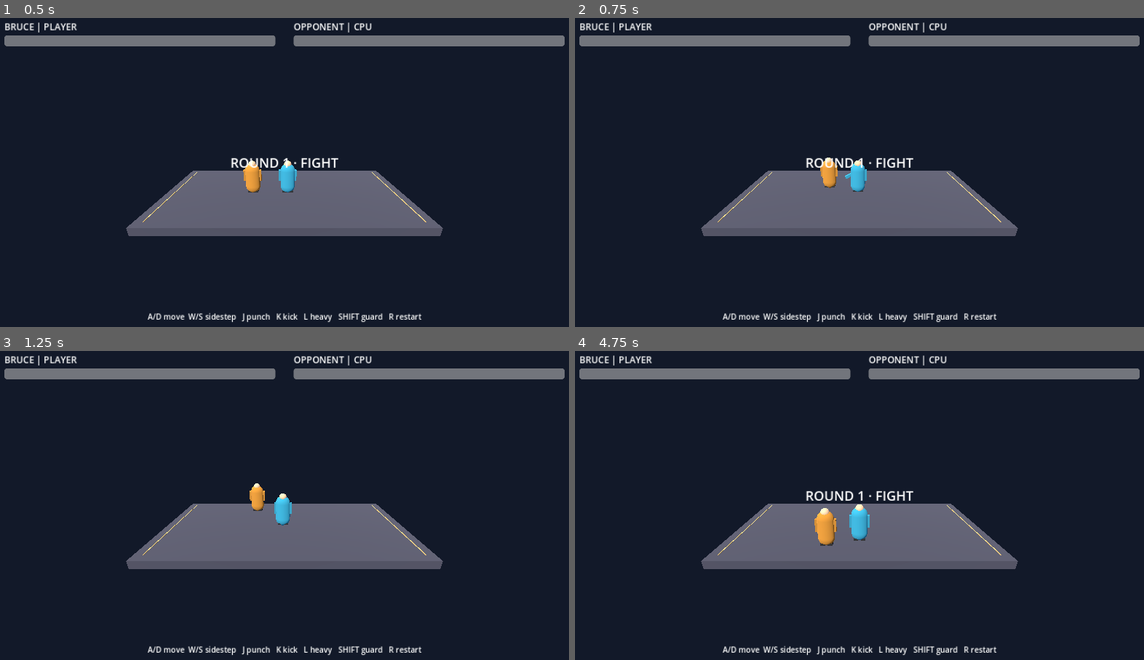
Above: before the commit, frames 1-4 (two rows, left to right).
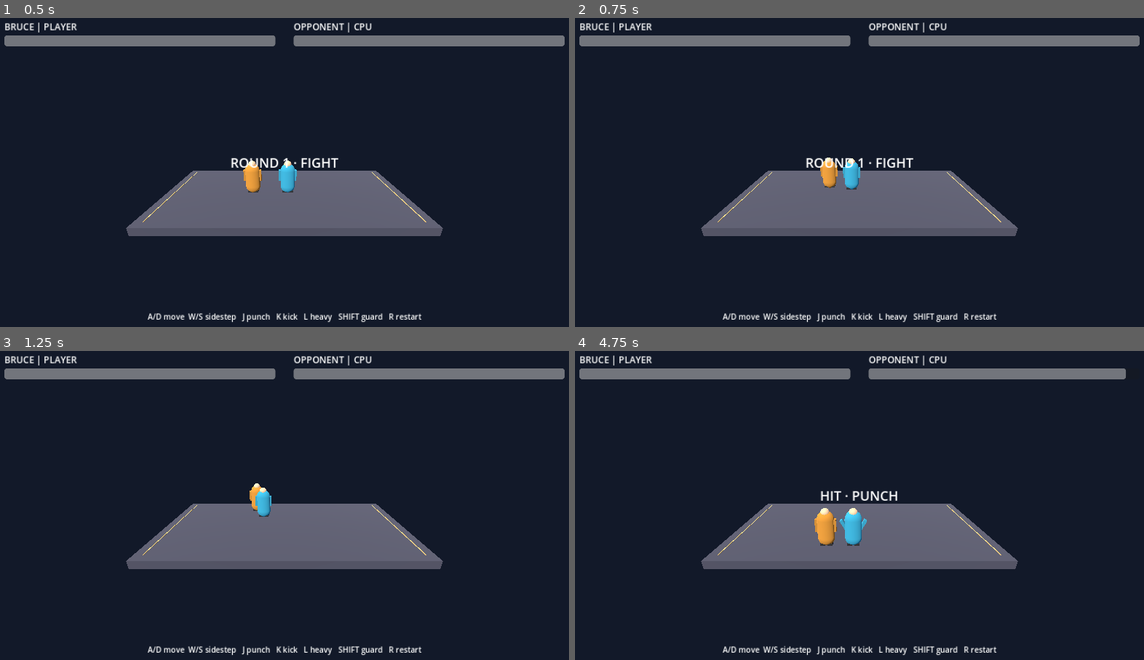
Above: after the commit, the same moments.

Repository: wucong220/brucelee-pc-port
Game: Godot game, scene res://scenes/main.tscn
Same seed, same stepped clock (60 frames per second), same inputs: the game is played once before the commit and once after it.
Inputs:
- Up to frame 1 (0.5 s): no input
- Up to frame 2 (0.75 s): tap Enter at 0.5 s; hold W from 0.53 s (still down); tap 1 at 0.6 s
- Up to frame 3 (1.25 s): keep holding W
- Up to frame 4 (4.75 s): tap one key every 0.75 s from 1.35 s: 2 3 Shift R J; release W at 2.03 s; hold A 2.03-3.53 s; hold S 3.53-4.28 s; hold D from 4.28 s (still down)

Frame 1 is identical in both runs. In frame 2, 0.3% of the frame differs, in the area x 47-52%, y 45-57%; in frame 3, 0.5%; in frame 4, 0.8%, in the area x 40-100%, y 5-64%.

Commit message:
P4: apply recovered source hit reach

Diff:
--- a/godot/data/fighting_set_low_attacks.json
+++ b/godot/data/fighting_set_low_attacks.json
@@ -1,7 +1,17 @@
 {
-  "schema_version": 1,
+  "schema_version": 2,
   "source_archive": "brucelee.set",
   "frame_rate": 30.0,
+  "source_geometry": {
+    "source_height": 173.415954589844,
+    "world_height": 1.8,
+    "radius_scale": 1.0,
+    "action_radii": {
+      "idle": 50.0,
+      "punch": 40.0,
+      "kick": 50.0
+    }
+  },
   "attacks": {
     "punch": {
       "source_action": "lowpunch1",
@@ -10,7 +20,6 @@
       "startup_frames": 5,
       "active_frames": 4,
       "recovery_frames": 60,
-      "prototype_range": 1.65,
       "damage": 5.0,
       "prototype_push": 0.2,
       "source_impact": {
@@ -28,7 +37,6 @@
       "startup_frames": 7,
       "active_frames": 4,
       "recovery_frames": 75,
-      "prototype_range": 2.2,
       "damage": 5.0,
       "prototype_push": 0.35,
       "source_impact": {
--- a/godot/scripts/fighter.gd
+++ b/godot/scripts/fighter.gd
@@ -18,6 +18,8 @@
     "kick": "m01_kick_low_01",
 }
 const SOURCE_FRAME_RATE: float = 30.0
+const SOURCE_CHARACTER_HEIGHT: float = CANDIDATE_SOURCE_HEIGHT
+const WORLD_CHARACTER_HEIGHT: float = CANDIDATE_HEIGHT
 const CandidatePathGuard = preload("res://scripts/candidate_path_guard.gd")
 const CandidateMaterialLoader = preload("res://scripts/candidate_material_loader.gd")
 const HEAVY_ATTACK: Dictionary = {
@@ -28,6 +30,13 @@
 const ATTACK_CONFIG_PATH: String = "res://data/fighting_set_low_attacks.json"
 var ATTACKS: Dictionary = {}
 var attack_config_error: String = ""
+var radius_scale: float = 1.0
+var source_units_to_world: float = WORLD_CHARACTER_HEIGHT / SOURCE_CHARACTER_HEIGHT
+var source_action_radii: Dictionary = {
+    "idle": 50.0,
+    "punch": 40.0,
+    "kick": 50.0,
+}
 
 
 var character_name: String = "Fighter"
@@ -94,6 +103,13 @@
 func _load_attack_definitions() -> bool:
     ATTACKS = {}
     attack_config_error = ""
+    radius_scale = 1.0
+    source_units_to_world = WORLD_CHARACTER_HEIGHT / SOURCE_CHARACTER_HEIGHT
+    source_action_radii = {
+        "idle": 50.0,
+        "punch": 40.0,
+        "kick": 50.0,
+    }
     if not FileAccess.file_exists(ATTACK_CONFIG_PATH):
         attack_config_error = "missing " + ATTACK_CONFIG_PATH
         return false
@@ -124,13 +140,50 @@
 
 func _parse_attack_config(config: Dictionary) -> Dictionary:
     var schema_value: Variant = config.get("schema_version")
-    if not _is_number(schema_value) or int(schema_value) != 1:
+    if not _is_number(schema_value) or float(schema_value) != 2.0:
         return _reject_attack_config("unsupported schema version")
     if typeof(config.get("source_archive")) != TYPE_STRING or String(config.get("source_archive")) != "brucelee.set":
         return _reject_attack_config("unexpected source archive")
     var frame_rate_value: Variant = config.get("frame_rate")
     if not _is_number(frame_rate_value) or absf(float(frame_rate_value) - SOURCE_FRAME_RATE) > 0.001:
         return _reject_attack_config("frame rate does not match the source")
+    var geometry_value: Variant = config.get("source_geometry")
+    if not geometry_value is Dictionary:
+        return _reject_attack_config("source_geometry is not an object")
+    var geometry: Dictionary = geometry_value
+    for key: String in ["source_height", "world_height", "radius_scale", "action_radii"]:
+        if not geometry.has(key):
+            return _reject_attack_config("source_geometry lacks " + key)
+    if (not _is_number(geometry["source_height"])
+            or not _is_number(geometry["world_height"])
+            or not _is_number(geometry["radius_scale"])):
+        return _reject_attack_config("source_geometry contains non-numeric scale values")
+    var source_height: float = float(geometry["source_height"])
+    var world_height: float = float(geometry["world_height"])
+    var loaded_radius_scale: float = float(geometry["radius_scale"])
+    if (source_height <= 0.0
+            or absf(source_height - SOURCE_CHARACTER_HEIGHT) > 0.001
+            or world_height <= 0.0
+            or absf(world_height - WORLD_CHARACTER_HEIGHT) > 0.001
+            or loaded_radius_scale <= 0.0
+            or absf(loaded_radius_scale - 1.0) > 0.001):
+        return _reject_attack_config("source_geometry has invalid or unexpected scale values")
+    var radii_value: Variant = geometry["action_radii"]
+    if not radii_value is Dictionary:
+        return _reject_attack_config("action_radii is not an object")
+    var radii: Dictionary = radii_value
+    var loaded_radii: Dictionary = {}
+    for action: String in ["idle", "punch", "kick"]:
+        if not radii.has(action) or not _is_number(radii[action]):
+            return _reject_attack_config("action_radii." + action + " is missing or non-numeric")
+        var radius: float = float(radii[action])
+        if radius <= 0.0:
+            return _reject_attack_config("action_radii." + action + " is invalid")
+        loaded_radii[action] = radius
+    if (absf(float(loaded_radii["idle"]) - 50.0) > 0.001
+            or absf(float(loaded_radii["punch"]) - 40.0) > 0.001
+            or absf(float(loaded_radii["kick"]) - 50.0) > 0.001):
+        return _reject_attack_config("action_radii do not match the source animations")
     var configured_attacks: Variant = config.get("attacks")
     if not configured_attacks is Dictionary:
         return _reject_attack_config("attacks is not an object")
@@ -143,13 +196,12 @@
         for key: String in [
                 "source_action", "animation", "animation_frame_count",
                 "startup_frames", "active_frames", "recovery_frames",
-                "prototype_range", "damage", "prototype_push", "source_impact"]:
+                "damage", "prototype_push", "source_impact"]:
             if not entry.has(key):
                 return _reject_attack_config(action + " lacks " + key)
         if (not _is_number(entry["startup_frames"]) or not _is_number(entry["active_frames"])
                 or not _is_number(entry["recovery_frames"])
                 or not _is_number(entry["animation_frame_count"])
-                or not _is_number(entry["prototype_range"])
                 or not _is_number(entry["damage"])
                 or not _is_number(entry["prototype_push"])):
             return _reject_attack_config(action + " contains non-numeric values")
@@ -179,10 +231,9 @@
             return _reject_attack_config(action + " animation is not " + expected_animation)
         if frame_count != expected_frame_count:
             return _reject_attack_config(action + " animation frame count is not " + str(expected_frame_count))
-        var attack_range: float = float(entry["prototype_range"])
         var damage: float = float(entry["damage"])
         var push: float = float(entry["prototype_push"])
-        if attack_range <= 0.0 or damage < 0.0 or push < 0.0:
+        if damage < 0.0 or push < 0.0:
             return _reject_attack_config(action + " has invalid numeric values")
         var impact_value: Variant = entry["source_impact"]
         if not impact_value is Dictionary:
@@ -208,7 +259,6 @@
             "startup": float(startup_frames) / SOURCE_FRAME_RATE,
             "active": float(active_frames) / SOURCE_FRAME_RATE,
             "recovery": float(recovery_frames) / SOURCE_FRAME_RATE,
-            "range": attack_range,
             "damage": damage,
             "push": push,
             "source_action": String(entry["source_action"]),
@@ -216,6 +266,9 @@
             "animation_frame_count": frame_count,
             "source_impact": impact.duplicate(true),
         }
+    radius_scale = loaded_radius_scale
+    source_units_to_world = world_height / source_height
+    source_action_radii = loaded_radii
     return result
 
 
@@ -451,7 +504,8 @@
     var details: Dictionary = ATTACKS[attack_kind]
     var dx: float = opponent.global_position.x - global_position.x
     var dz: float = opponent.global_position.z - global_position.z
-    if absf(dx) > float(details["range"]) or absf(dz) > 0.95:
+    var distance: float = Vector2(dx, dz).length()
+    if distance > attack_reach_world(attack_kind, opponent):
         return
     if dx * facing < -0.1:
         return
@@ -462,6 +516,32 @@
     opponent.receive_hit(damage, blocked, float(details["push"]), facing)
     combo_hits += 1
     combat_hit.emit(self, opponent, attack_kind, damage, blocked)
+
+
+func current_source_action() -> String:
+    if state in ["startup", "active", "recovery"] and attack_kind in ["punch", "kick"]:
+        return attack_kind
+    return "idle"
+
+
+func source_radius_for_current_action() -> float:
+    var action: String = current_source_action()
+    if not source_action_radii.has(action):
+        action = "idle"
+    return float(source_action_radii[action]) * radius_scale
+
+
+func attack_reach_world(kind: String, target: PortFighter = null) -> float:
+    if not ATTACKS.has(kind):
+        return 0.0
+    var details: Dictionary = ATTACKS[kind]
+    if not details.has("source_impact"):
+        return float(details.get("range", 0.0))
+    var impact: Dictionary = details["source_impact"]
+    var source_reach: float = float(impact["attack_radius"]) * radius_scale
+    if target != null:
+        source_reach += target.source_radius_for_current_action()
+    return source_reach * source_units_to_world
 
 func receive_hit(amount: float, blocked: bool, push: float, direction: float) -> void:
     if state == "ko":
--- a/godot/scripts/main.gd
+++ b/godot/scripts/main.gd
@@ -78,8 +78,8 @@
     set_physics_process(false)
     player.set_physics_process(false)
     computer.set_physics_process(false)
-    player.reset_fighter(Vector3(-0.6, 1.2, 0.0))
-    computer.reset_fighter(Vector3(0.6, 1.2, 0.0))
+    player.reset_fighter(Vector3(-0.45, 1.2, 0.0))
+    computer.reset_fighter(Vector3(0.45, 1.2, 0.0))
     if not player.request_attack("punch"):
         push_error("EXPORT_SELF_TEST: could not start punch")
         get_tree().quit(1)
@@ -228,23 +228,36 @@
 
 func _think_ai(delta: float) -> void:
     var separation: float = player.position.x - computer.position.x
-    var range_x: float = absf(separation)
     var separation_z: float = player.position.z - computer.position.z
+    var distance: float = Vector2(separation, separation_z).length()
+    var source_reach: float = maxf(
+        computer.attack_reach_world("punch", player),
+        computer.attack_reach_world("kick", player)
+    )
     computer.move_axis = Vector2.ZERO
-    if range_x > 1.9:
+    if distance > source_reach:
         computer.move_axis.x = signf(separation)
-    elif range_x < 1.2:
+        computer.move_axis.y = signf(separation_z)
+    elif distance < source_reach * 0.65:
         computer.move_axis.x = -signf(separation) * 0.35
-    if absf(separation_z) > 0.6:
-        computer.move_axis.y = signf(separation_z)
-    var aligned: bool = absf(separation_z) <= 0.95
-    computer.guard_held = aligned and player.state == "startup" and range_x < 2.1 and rng.randf() < 0.25
+        computer.move_axis.y = -signf(separation_z) * 0.35
+    var in_attack_reach: bool = distance <= source_reach
+    computer.guard_held = (
+        in_attack_reach
+        and player.state == "startup"
+        and rng.randf() < 0.25
+    )
     ai_timer -= delta
     if ai_timer <= 0.0:
         ai_timer = rng.randf_range(0.45, 0.95)
-        if aligned and range_x < 2.15:
+        if in_attack_reach:
             var moves: Array[String] = ["punch", "kick", "heavy"]
-            computer.request_attack(moves[rng.randi_range(0, moves.size() - 1)])
+            var available: Array[String] = []
+            for move: String in moves:
+                if computer.attack_reach_world(move, player) >= distance:
+                    available.append(move)
+            if not available.is_empty():
+                computer.request_attack(available[rng.randi_range(0, available.size() - 1)])
 
 func _unhandled_key_input(event: InputEvent) -> void:
     if not (event is InputEventKey):
--- a/godot/tests/smoke_test.gd
+++ b/godot/tests/smoke_test.gd
@@ -50,7 +50,6 @@
         "startup_frames": 5 if is_punch else 7,
         "active_frames": 4,
         "recovery_frames": 60 if is_punch else 75,
-        "prototype_range": 1.65 if is_punch else 2.2,
         "damage": 5.0,
         "prototype_push": 0.2 if is_punch else 0.35,
         "source_impact": {
@@ -65,9 +64,19 @@
 
 func _raw_attack_config() -> Dictionary:
     return {
-        "schema_version": 1,
+        "schema_version": 2,
         "source_archive": "brucelee.set",
         "frame_rate": 30.0,
+        "source_geometry": {
+            "source_height": 173.415954589844,
+            "world_height": 1.8,
+            "radius_scale": 1.0,
+            "action_radii": {
+                "idle": 50.0,
+                "punch": 40.0,
+                "kick": 50.0,
+            },
+        },
         "attacks": {
             "punch": _raw_attack_entry("punch"),
             "kick": _raw_attack_entry("kick"),
@@ -92,6 +101,24 @@
     var wrong_source: Dictionary = _raw_attack_config()
     wrong_source["attacks"]["kick"]["source_action"] = "other"
     cases.append(wrong_source)
+    var fractional_schema: Dictionary = _raw_attack_config()
+    fractional_schema["schema_version"] = 1.5
+    cases.append(fractional_schema)
+    var wrong_radius: Dictionary = _raw_attack_config()
+    wrong_radius["source_geometry"]["action_radii"]["punch"] = 41.0
+    cases.append(wrong_radius)
+    var wrong_scale: Dictionary = _raw_attack_config()
+    wrong_scale["source_geometry"]["radius_scale"] = 0.75
+    cases.append(wrong_scale)
+    var wrong_height: Dictionary = _raw_attack_config()
+    wrong_height["source_geometry"]["source_height"] = 170.0
+    cases.append(wrong_height)
+    var missing_idle_radius: Dictionary = _raw_attack_config()
+    missing_idle_radius["source_geometry"]["action_radii"].erase("idle")
+    cases.append(missing_idle_radius)
+    var missing_geometry: Dictionary = _raw_attack_config()
+    missing_geometry.erase("source_geometry")
+    cases.append(missing_geometry)
     for index in range(cases.size()):
         if not player._parse_attack_config(cases[index]).is_empty():
             push_error("Invalid fighting-set config case was accepted: %d" % index)
@@ -269,6 +296,22 @@
         push_error("Fighting-set config source identity changed")
         quit(1)
         return
+    if (absf(player.radius_scale - 1.0) > 0.001
+            or absf(player.source_units_to_world
+                    - PortFighter.CANDIDATE_HEIGHT / PortFighter.CANDIDATE_SOURCE_HEIGHT) > 0.000001
+            or player.source_action_radii != {"idle": 50.0, "punch": 40.0, "kick": 50.0}):
+        push_error("Source geometry scaling does not match the recovered model")
+        quit(1)
+        return
+    var expected_idle_reach: float = (
+        (70.0 + 50.0)
+        * PortFighter.CANDIDATE_HEIGHT
+        / PortFighter.CANDIDATE_SOURCE_HEIGHT
+    )
+    if absf(player.attack_reach_world("punch", opponent) - expected_idle_reach) > 0.0001:
+        push_error("Recovered source reach does not match attack radius plus target radius")
+        quit(1)
+        return
     if not player._parse_attack_config({}).is_empty():
         push_error("Invalid fighting-set config was accepted")
         quit(1)
@@ -292,7 +335,7 @@
         push_error("AI did not close the lateral gap")
         quit(1)
         return
-    opponent.position.z = player.position.z
+    opponent.position = Vector3(player.position.x - 1.0, 1.2, player.position.z)
     scene.set("ai_timer", 0.0)
     scene.call("_think_ai", 0.016)
     if opponent.state != "startup":
@@ -336,6 +379,46 @@
                 + JSON.stringify(kick_boundaries))
         quit(1)
         return
+    var source_reach: float = expected_idle_reach
+    player.reset_fighter(Vector3(0.0, 1.2, 0.0))
+    opponent.reset_fighter(Vector3(source_reach + 0.02, 1.2, 0.0))
+    player.request_attack("punch")
+    player._advance_timed_states(punch_startup + 0.001)
+    player._try_attack_contact()
+    if opponent.health != PortFighter.MAX_HEALTH:
+        push_error("Target outside the recovered source radius was hit")
+        quit(1)
+        return
+    opponent.position = Vector3(0.95, 1.2, 0.95)
+    player._try_attack_contact()
+    if opponent.health < PortFighter.MAX_HEALTH:
+        push_error("Target outside the recovered Euclidean source radius was hit")
+        quit(1)
+        return
+    opponent.position = Vector3(0.85, 1.2, 0.85)
+    player._try_attack_contact()
+    if absf(opponent.health - 95.0) > 0.001:
+        push_error("Target inside the recovered Euclidean source radius was not hit")
+        quit(1)
+        return
+    player.reset_fighter(Vector3(0.0, 1.2, 0.0))
+    opponent.reset_fighter(Vector3(1.2, 1.2, 0.0))
+    opponent.state = "startup"
+    opponent.attack_kind = "punch"
+    opponent.state_time = punch_startup
+    player.request_attack("punch")
+    player._advance_timed_states(punch_startup + 0.001)
+    player._try_attack_contact()
+    if opponent.health != PortFighter.MAX_HEALTH:
+        push_error("Target radius did not change with the defender's source animation")
+        quit(1)
+        return
+    opponent.position.x = 1.10
+    player._try_attack_contact()
+    if absf(opponent.health - 95.0) > 0.001:
+        push_error("Target inside the defender punch radius was not hit")
+        quit(1)
+        return
     player.reset_fighter(Vector3(-1.5, 1.2, 0.0))
     opponent.reset_fighter(Vector3(1.5, 1.2, 0.0))
     if not player.request_attack("punch"):
@@ -395,8 +478,8 @@
     player.set_physics_process(true)
     opponent.set_physics_process(true)
 
-    player.reset_fighter(Vector3(-0.6, 1.2, 0.0))
-    opponent.reset_fighter(Vector3(0.6, 1.2, 0.0))
+    player.reset_fighter(Vector3(-0.45, 1.2, 0.0))
+    opponent.reset_fighter(Vector3(0.45, 1.2, 0.0))
     _press_key(KEY_J)
     await process_frame
     if player.state != "startup" or player.attack_kind != "punch":
@@ -407,12 +490,20 @@
         await physics_frame
     var punch_health: float = opponent.health
     if absf(punch_health - 95.0) > 0.001:
-        push_error("Punch did not apply the recovered fighting-set damage")
-        quit(1)
-        return
-
-    player.reset_fighter(Vector3(-0.6, 1.2, 0.0))
-    opponent.reset_fighter(Vector3(0.6, 1.2, 0.0))
+        push_error("Punch did not apply the recovered fighting-set damage: "
+                + JSON.stringify({
+                    "health": punch_health,
+                    "reach": player.attack_reach_world("punch", opponent),
+                    "player": player.global_position,
+                    "opponent": opponent.global_position,
+                    "player_state": player.state,
+                    "opponent_state": opponent.state,
+                }))
+        quit(1)
+        return
+
+    player.reset_fighter(Vector3(-0.45, 1.2, 0.0))
+    opponent.reset_fighter(Vector3(0.45, 1.2, 0.0))
     opponent.guard_held = true
     _press_key(KEY_K)
     await process_frame
@@ -430,8 +521,8 @@
 
     player.set_physics_process(false)
     opponent.set_physics_process(false)
-    player.reset_fighter(Vector3(-0.6, 1.2, 0.0))
-    opponent.reset_fighter(Vector3(0.6, 1.2, 0.0))
+    player.reset_fighter(Vector3(-0.45, 1.2, 0.0))
+    opponent.reset_fighter(Vector3(0.45, 1.2, 0.0))
     opponent.health = 5.0
     player.request_attack("punch")
     player._physics_process(punch_startup + 0.001)
@@ -453,8 +544,8 @@
         push_error("R did not restart the round")
         quit(1)
         return
-    player.reset_fighter(Vector3(-0.6, 1.2, 0.0))
-    opponent.reset_fighter(Vector3(0.6, 1.2, 0.0))
+    player.reset_fighter(Vector3(-0.45, 1.2, 0.0))
+    opponent.reset_fighter(Vector3(0.45, 1.2, 0.0))
     player.health = 5.0
     opponent.request_attack("punch")
     opponent._physics_process(kick_startup + 0.001)
--- a/godot/tests/validate_combat_candidate.gd
+++ b/godot/tests/validate_combat_candidate.gd
@@ -99,8 +99,8 @@
         )
         quit(1)
         return
-    player.reset_fighter(Vector3(-0.6, 1.2, 0.0))
-    opponent.reset_fighter(Vector3(0.6, 1.2, 0.0))
+    player.reset_fighter(Vector3(-0.45, 1.2, 0.0))
+    opponent.reset_fighter(Vector3(0.45, 1.2, 0.0))
     opponent.guard_held = false
     if not player.request_attack("punch"):
         push_error("Integrated candidate player could not start a punch")
Not shown, changed: README_zh.md
Not shown, changed: docs/CANDIDATE_INTEGRATION.md
Not shown, changed: docs/FIGHTING_SET_FINDINGS.md
Not shown, changed: docs/PHASES.md
Not shown, changed: tests/test_fighting_config.py
Not shown, changed: tests/test_kdf_fighting_set.py
Not shown, added: tests/test_native_attack_reach.py
Not shown, changed: tools/kdf_fighting_set.py
Not shown, added: tools/native_attack_reach.py
